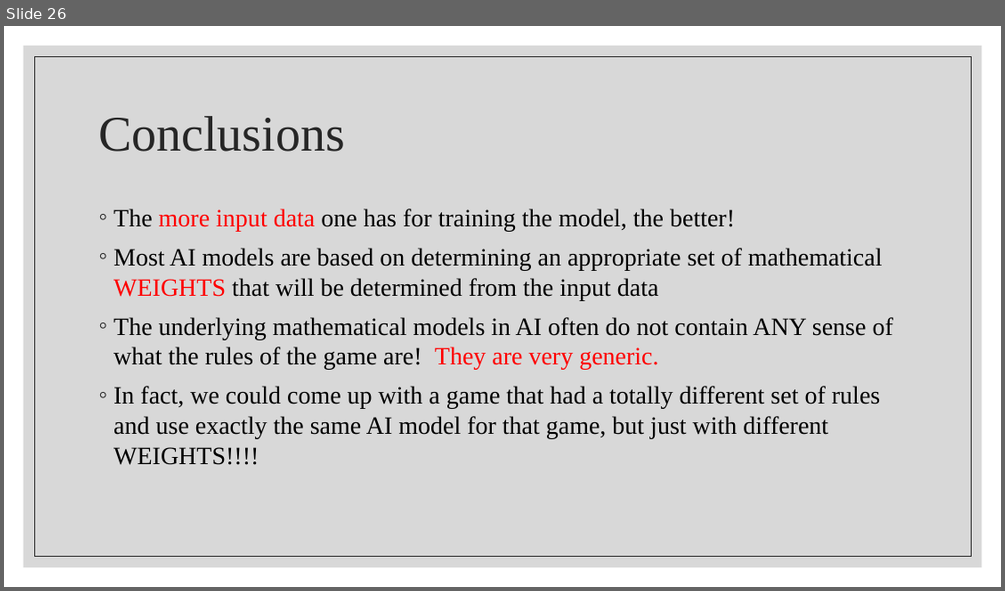
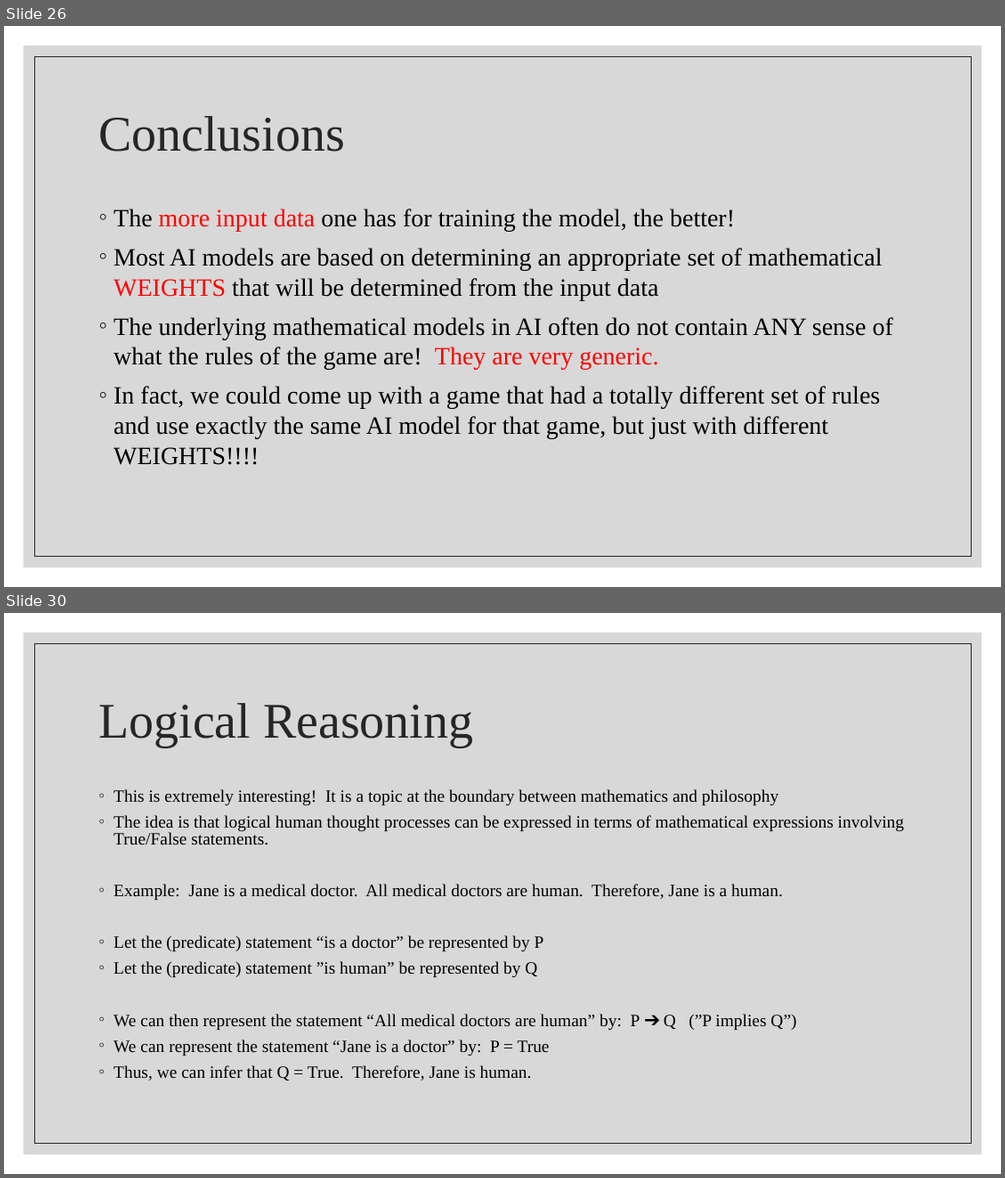
Before and after one commit to wutmeownow/phys441, a slide deck: JupyterNotebooks/LLS/Lecture3.pptx. Shown one above the other, each under a label of ours: slide 26 before the commit, slides 26 and 30 after it; the slides between them are not shown. The pictures are 1005x591 and 1005x1178 pixels, drawn with LibreOffice and Linux fonts; fonts in the diff are those of the drawing. Boxes give left, top, right and bottom in pixels: in the first picture for what was removed or moved away, otherwise in the second. Text is boxed around its words. In the diff, an @@ line names an element or a change of style, - is before the commit and + after.

```diff
--- a/JupyterNotebooks/LLS/Lecture3.pptx
+++ b/JupyterNotebooks/LLS/Lecture3.pptx
@@ slide 30 added at (4,613,1001,1174), background #FFFFFF; not listed: 2 template elements that a slide beside it also shows @@
@@ title added at (98,703,473,747), 48 pt, text #262626 @@
+Logical Reasoning
@@ text added at (113,789,904,1080), 16.6 pt, text #000000 @@
+◦ This is extremely interesting! It is a topic at the boundary between mathematics and philosophy
+◦ The idea is that logical human thought processes can be expressed in terms of mathematical expressions involving True/False statements.
+◦ Example: Jane is a medical doctor. All medical doctors are human. Therefore, Jane is a human.
+◦ Let the (predicate) statement “is a doctor” be represented by P
+◦ Let the (predicate) statement ”is human” be represented by Q
+◦ We can then represent the statement “All medical doctors are human” by: P ➔ Q (”P implies Q”)
+◦ We can represent the statement “Jane is a doctor” by: P = True
+◦ Thus, we can infer that Q = True. Therefore, Jane is human.
```
Also in this commit, not shown: 7 other slides added, 1 other file.
